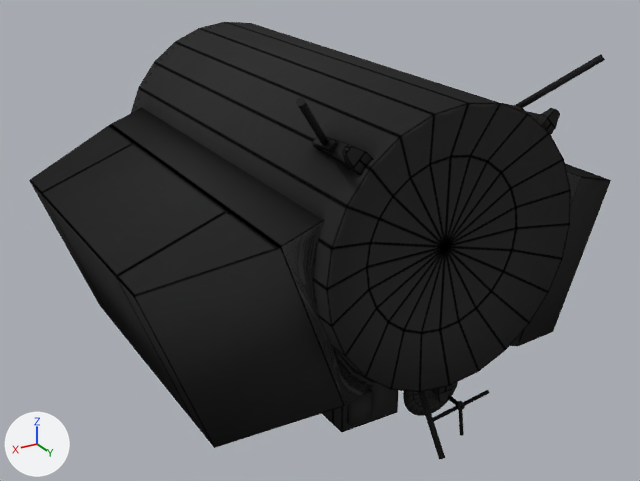
The Blender file ASTP/astp_progress2.0.blend as it was, and as the next commit left it.
One viewpoint serves both versions: a 50 mm lens placed at (1.62, 2.93, 1.09), pointed at (-0.01, 0.22, -0.26). Every picture has the same lights, and +X, +Y and +Z are marked at lower left.

The first picture shows 'Cube', 'Cube.002', 'Cylinder', 'Cylinder.002', 'QBlock.001', 'QBlock.004', 'QBlock.005', 'QBlock.007', 'QBlock.008', 'QBlock.010'.
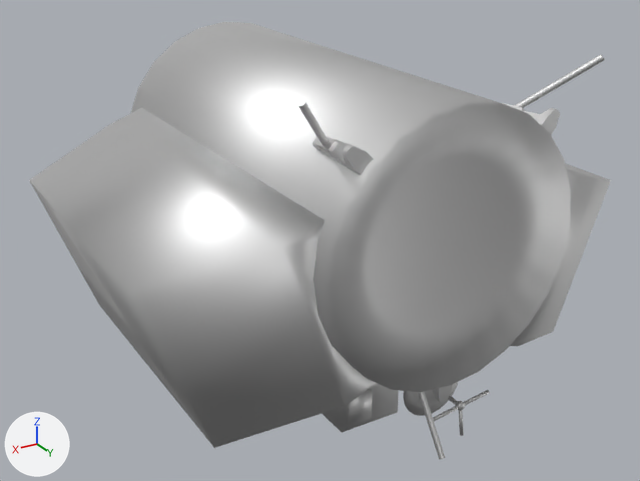
Where the newer file only moved an object's origin or applied its transform, the numbers keep the older frame.

What changed in the scene script:
```text
Add mat_material_001:
    mat_material_001 = principled_material('Material.001')
    mat_material_001.base_color = (0.8, 0.8, 0.8)  # white #e7e7e7
    mat_material_001.metallic = 1.0
    mat_material_001.roughness = 0.553
    mat_material_001.specular_ior_level = 1.0
Change me_cylinder:
    where me_cylinder.from_pydata(...)  # 122 vertices, 144 faces; spans x -0.46..0.46, y -1.56..0.19, z -0.46..0.46
    remove me_cylinder.materials.append(mat_tt_checker_1024x1024_color_grid)  # picture img_astp_texture_png
    me_cylinder part 1: texture (UV) coordinates of 144 of 144 faces, centred in x -0.46..0.46, y -1.52..0.16, z -0.46..0.46, changed; they spanned u 0.01..0.43, v 0.02..0.84 and now span u 0.01..0.97, v 0.3..0.99
    add me_cylinder.materials.append(mat_material)  # white #e7e7e7
Change me_cube:
    remove me_cube.from_pydata(...)  # 32 vertices, 35 faces; spans x -0.089..0.155, y -0.772..0.283, z -0.178..0.186
    add me_cube.from_pydata(...)  # 16 vertices, 18 faces; spans x -0.089..0.155, y -0.772..0.283, z -0.178..0.186
    me_cube part 2
    16 vertices are removed from x -0.089..0.155, y -0.662..0.232, z -0.178..0.186
    25 faces are deleted
    8 new faces join them
    me_cube part 3: 10 faces spanning x -0.089..0.155, y -0.772..0.283, z -0.178..0.186 switch from mat_tt_checker_1024x1024_color_grid (picture img_astp_texture_png) to mat_material_001 (white #e7e7e7)
Change me_cube_002:
    where me_cube_002.from_pydata(...)  # 60 vertices, 76 faces; spans x -0.96..0.96, y -0.44..0.98, z -0.61..0.18
    remove me_cube_002.materials.append(mat_tt_checker_1024x1024_color_grid)  # picture img_astp_texture_png
    add me_cube_002.materials.append(mat_material_002)  # white #e7e7e7
Change me_cylinder_002:
    where me_cylinder_002.from_pydata(...)  # 218 vertices, 240 faces; spans x -0.133..0.133, y -0.146..0.014, z -0.133..0.133
    remove me_cylinder_002.materials.append(mat_tt_checker_1024x1024_color_grid)  # picture img_astp_texture_png
    add me_cylinder_002.materials.append(mat_material_004)  # white #e7e7e7
Change me_toolmesh_004:
    where me_toolmesh_004.from_pydata(...)  # 32 vertices, 18 faces; spans x -0.011..0.011, y 0.844..1.045, z -0.763..-0.487
    remove me_toolmesh_004.materials.append(mat_tt_checker_1024x1024_color_grid)  # picture img_astp_texture_png
    add me_toolmesh_004.materials.append(mat_material_011)  # white #e7e7e7
Change me_toolmesh_025:
    where me_toolmesh_025.from_pydata(...)  # 32 vertices, 20 faces; spans x -0.029..0.028, y 0.789..1.03, z -0.541..-0.461
    remove me_toolmesh_025.materials.append(mat_tt_checker_1024x1024_color_grid)  # picture img_astp_texture_png
    add me_toolmesh_025.materials.append(mat_material_014)  # white #e7e7e7
Change me_toolmesh_027:
    where me_toolmesh_027.from_pydata(...)  # 32 vertices, 20 faces; spans x -0.029..0.028, y 0.789..1.03, z -0.541..-0.461
    remove me_toolmesh_027.materials.append(mat_tt_checker_1024x1024_color_grid)  # picture img_astp_texture_png
    add me_toolmesh_027.materials.append(mat_material_016)  # white #e7e7e7
Change me_toolmesh_003:
    where me_toolmesh_003.from_pydata(...)  # 32 vertices, 18 faces; spans x -0.011..0.011, y 0.844..1.045, z -0.763..-0.487
    remove me_toolmesh_003.materials.append(mat_tt_checker_1024x1024_color_grid)  # picture img_astp_texture_png
    add me_toolmesh_003.materials.append(mat_material_017)  # white #e7e7e7
Change me_toolmesh_005:
    where me_toolmesh_005.from_pydata(...)  # 32 vertices, 18 faces; spans x -0.011..0.011, y 0.844..1.045, z -0.763..-0.487
    remove me_toolmesh_005.materials.append(mat_tt_checker_1024x1024_color_grid)  # picture img_astp_texture_png
    add me_toolmesh_005.materials.append(mat_material_018)  # white #e7e7e7
Change me_toolmesh:
    where me_toolmesh.from_pydata(...)  # 8 vertices, 5 faces; spans x -0.0462..0.0462, y 0.0..0.0175, z -0.0573..0.0573
    remove me_toolmesh.materials.append(mat_tt_checker_1024x1024_color_grid)  # picture img_astp_texture_png
    add me_toolmesh.materials.append(mat_material_019)  # white #e7e7e7
```

Location of each change, [x1, y1, x2, y2] in pixels of the pictures (640 x 481 px):
'Cylinder', recoloured, surface changed (black to grey)
    both: [131, 22, 571, 392]
'Cube.002', recoloured (black to grey)
    both: [29, 108, 611, 448]
'QBlock.008', recoloured (black to grey)
    both: [312, 137, 373, 175]
'QBlock.010', recoloured (black to white)
    both: [514, 54, 605, 108]
'Cylinder.002', recoloured (black to grey)
    both: [403, 382, 458, 416]
'QBlock.001', recoloured (black to grey)
    both: [347, 389, 372, 425]
'QBlock.004', recoloured (black to grey)
    both: [418, 391, 445, 459]
'QBlock.005', recoloured (black to grey)
    both: [518, 108, 560, 134]
'QBlock.007', recoloured (black to grey)
    both: [296, 98, 328, 145]
part 2 of me_cube, cut back
    both: [322, 407, 342, 432]
part 3 of me_cube, recoloured (black to grey)
    both: [342, 383, 398, 432]
